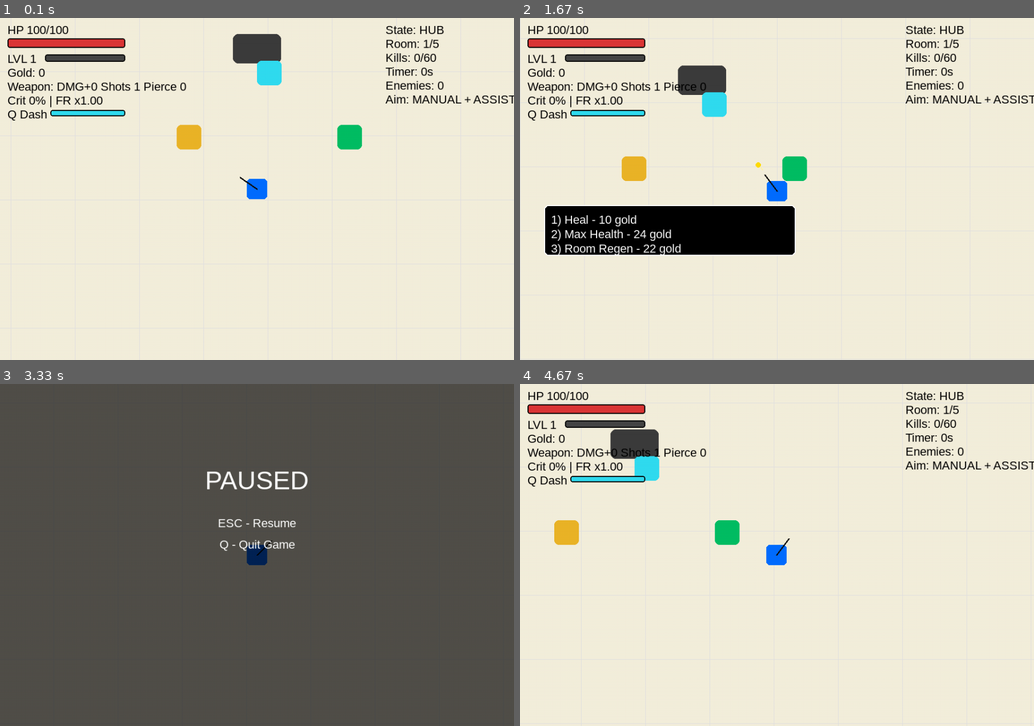
Above: before the commit, frames 1-4 (two rows, left to right).
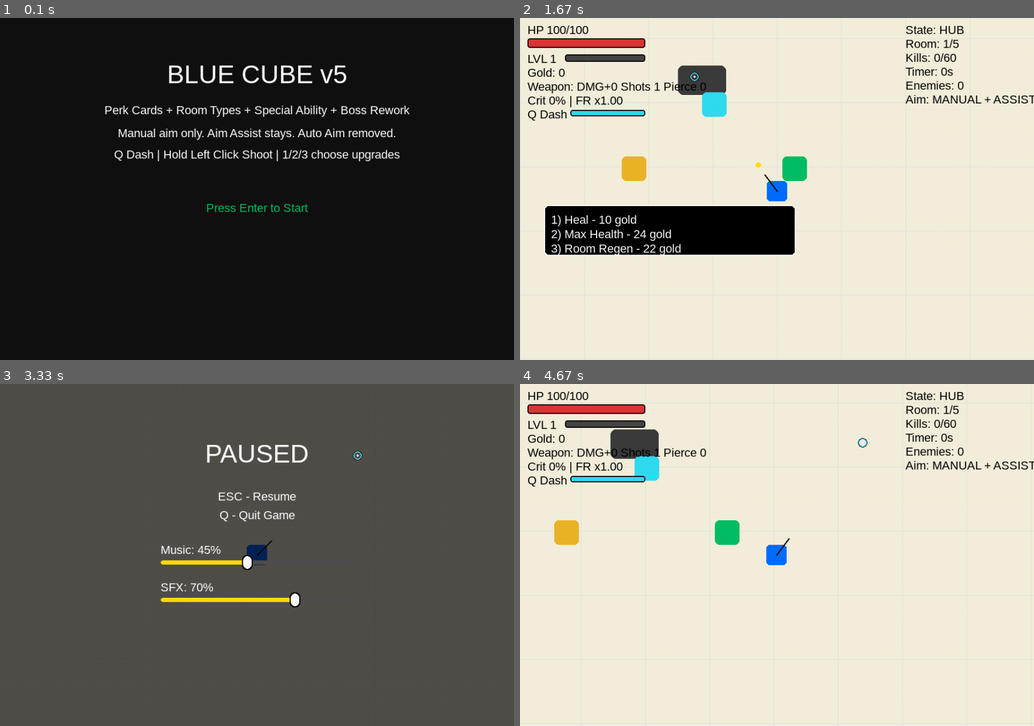
Above: after the commit, the same moments.

Repository: moony86/pygame_rpg_v5_perks_boss
Game: pygame game, started from main.py
The game is run twice, just before and just after one commit, with the same random seed, the same clock (stepped at 60 frames per second) and the same inputs.
Inputs (mouse positions are in pixels of both pictures, inside the frame that each line leads up to):
- Up to frame 1 (0.1 s): no input
- Up to frame 2 (1.67 s): tap Enter at 0.33 s; hold D 0.67-1.13 s; move the mouse to (617, 267) at 0.7 s; hold E 1.22-1.52 s; hold W 1.22-1.52 s; move the mouse to (674, 65) at 1.25 s; press the mouse at (694, 76) at 1.58 s
- Up to frame 3 (3.33 s): move the mouse to (267, 486) at 1.68 s; release the mouse at (359, 527) at 1.82 s; hold W 1.88-2.18 s; click (421, 438) at 1.97 s; hold D 2.22-2.68 s; click (359, 455) at 2.3 s; tap 1 at 2.72 s; tap Esc at 3.05 s
- Up to frame 4 (4.67 s): press the mouse at (777, 599) at 3.42 s; move the mouse to (771, 585) at 3.52 s; release the mouse at (771, 575) at 3.65 s; hold Enter 3.72-4.25 s; hold A 3.72-4.25 s; tap Esc at 4.28 s; hold A from 4.62 s (still down); move the mouse to (864, 442) at 4.65 s

The runs differ from the first frame. In frame 1, 99% of the frame differs, in the area x 0-100%, y 0-100%; in frame 2, less than 0.1%; in frame 3, 2.6%; in frame 4, less than 0.1%.

Commit message:
update: add [describe your changes here, e.g., audio logic fixes]

Diff:
--- a/Audio Upgrade TODO.txt
+++ /dev/null
@@ -1,47 +0,0 @@
-Audio Upgrade TODO
-
-[ ] 1. Event System
-    - إنشاء systems/event_system.py
-    - إضافة emit(event_name, data)
-    - إضافة subscribe(event_name, handler)
-    - الهدف: أي شيء يحصل في اللعبة يرسل حدث بدل ما نستدعي الصوت يدوياً من كل مكان.
-
-[ ] 2. Audio Manager خارجي
-    - تعديل/استبدال systems/audio_system.py
-    - تحميل ملفات wav/ogg من assets/sounds
-    - عدم كسر اللعبة لو ملف صوت ناقص
-    - دعم play("shoot") و play_music("combat")
-
-[ ] 3. Assets Folder
-    - إنشاء:
-      assets/
-        sounds/
-        music/
-    - وضع ملفات الصوت داخلها لاحقاً.
-
-[ ] 4. Sounds WAV/OGG
-    - shoot.wav
-    - hit.wav
-    - enemy_death.wav
-    - dash.wav
-    - level_up.wav
-    - room_clear.wav
-    - boss_spawn.wav
-    - boss_phase.wav
-    - menu_select.wav
-    - hub.ogg
-    - combat.ogg
-    - boss.ogg
-
-[ ] 5. ربط الأصوات بالأحداث
-    - enemy_hit -> hit.wav
-    - enemy_killed -> enemy_death.wav
-    - player_shoot -> shoot.wav
-    - player_dash -> dash.wav
-    - level_up -> level_up.wav
-    - room_cleared -> room_clear.wav
-    - boss_spawned -> boss_spawn.wav
-    - boss_phase_changed -> boss_phase.wav
-    - state_changed_to_hub -> hub music
-    - state_changed_to_room -> combat music
-    - state_changed_to_boss -> boss music
--- /dev/null
+++ b/Blue Cube TODO.txt
@@ -0,0 +1,74 @@
+Blue Cube TODO
+
+[ ] 1. Main Menu حقيقي
+    - New Run
+    - Settings
+    - Quit
+    - لا يبدأ Hub إلا بعد New Run
+
+[ ] 2. Settings Menu
+    - Music slider بالماوس
+    - SFX slider بالماوس
+    - Back
+    - لاحقاً: حفظ الإعدادات في ملف JSON
+
+[ ] 3. تنظيف UI/Input
+    - فصل menu input
+    - فصل pause input
+    - فصل settings input
+    - تقليل اعتماد game.py على تفاصيل الواجهة
+
+[ ] 4. نظام قصة أولي
+    - لماذا اللاعب يدخل الرومات؟
+    - من هو Gatekeeper؟
+    - من هو Blacksmith؟
+    - من هو Healer؟
+    - ما هو البوس؟
+
+[ ] 5. NPC Identity
+    - حوارات تتغير بعد كل Room
+    - NPCs يعطون تلميحات
+    - كل NPC له وظيفة مختلفة فعلاً
+
+[ ] 6. فرق واضح بين Perks و NPC Upgrades
+    - Perks مؤقتة للجولة فقط
+    - NPC Upgrades دائمة أو تغيّر السلاح/الأسلوب
+    - منع تكرار نفس معنى التطوير في الاثنين
+
+[ ] 7. إعادة موازنة البوس
+    - لا نعالجها بزيادة HP فقط
+    - Shield/Armor يقلل الضرر
+    - Phase 2 أخطر
+    - Summons أكثر ذكاء
+    - هجمات تجبر اللاعب يتحرك
+
+[ ] 8. هوية المرحلة
+    - Hub ليس ساحة فاضية
+    - جدران/أعمدة/أشجار/بوابة
+    - Collision objects
+    - لون/جو مختلف لكل Room Type
+
+[ ] 9. تحسين Perk Screen
+    - منع اختيار بالغلط بالكامل
+    - حماية بعد الاختيار
+    - Hover أفضل
+    - اختيار بالماوس مكتمل
+
+[ ] 10. حفظ التقدم والإعدادات
+    - config.json
+    - save.json
+    - حفظ الصوت
+    - حفظ التطويرات الدائمة لاحقاً
+
+[ ] 11. تحسين الإحساس القتالي
+    - Screen shake
+    - Hit stop خفيف
+    - Particles
+    - صوتيات أقوى
+    - مؤثرات للـCritical
+
+[ ] 12. Main build polish
+    - تنظيف imports
+    - حذف dead code
+    - اختبار كل State
+    - README محدث للتحكمات
--- a/game.py
+++ b/game.py
@@ -35,15 +35,17 @@
 from systems.aim_system import update_player_aim
 from systems.shooting_system import ShootingSystem
 from systems.boss_attack_system import BossAttackSystem
-from systems.scene_system import enter_hub, enter_room, enter_boss
+from systems.scene_system import enter_hub
 from systems.event_system import EventSystem
-from config import CONFIG
+from systems.crosshair_system import CrosshairSystem
+from systems.input_system import InputSystem
 from data.dialogues import DIALOGUES
 
 
 class Game:
     def __init__(self):
         pygame.init()
+        pygame.mouse.set_visible(False)
         pygame.display.set_caption("Blue Cube v5")
         self.screen = pygame.display.set_mode(
             (SCREEN_WIDTH, SCREEN_HEIGHT),
@@ -71,6 +73,8 @@
         self.events = EventSystem()
         self.shooting = ShootingSystem()
         self.boss_attacks = BossAttackSystem()
+        self.crosshair = CrosshairSystem()
+        self.perk_card_rects = []
 
         self.setup_event_listeners()
 
@@ -81,12 +85,16 @@
         self.projectiles = []
         self.enemy_bullets = []
 
+        self.input = InputSystem()
+        self.perk_input_lock = 0.0
+        self.pause_sliders = {}
+
         self.room_number = 1
         self.room_kills = 0
         self.total_kills = 0
         self.message = ""
 
-        self.reset_run()
+        #self.reset_run()
 
 
     def setup_event_listeners(self):
@@ -94,10 +102,12 @@
         self.events.subscribe("player_dash", lambda data: self.audio.play("dash"))
         self.events.subscribe("enemy_hit", lambda data: self.audio.play("hit"))
         self.events.subscribe("enemy_killed", lambda data: self.audio.play("enemy_death"))
-        self.events.subscribe("level_up", lambda data: self.audio.play("level_up"))
+        self.events.subscribe("perk_available",lambda data: self.audio.play("level_up"))
         self.events.subscribe("room_cleared", lambda data: self.audio.play("room_clear"))
         self.events.subscribe("boss_spawned", lambda data: self.audio.play("boss_spawn"))
         self.events.subscribe("boss_phase_changed", lambda data: self.audio.play("boss_phase"))
+        self.events.subscribe("npc_purchase", lambda data: self.audio.play("menu_select"))
+
 
         self.events.subscribe("state_hub", lambda data: self.audio.play_music("hub.ogg"))
         self.events.subscribe("state_room", lambda data: self.audio.play_music("combat.ogg"))
@@ -118,93 +128,8 @@
             self.previous_state = self.state
             self.state = GameState.PERK_SELECT
             self.perks.roll_options()
-            self.audio.play("level")
-
-    def handle_events(self):
-        for event in pygame.event.get():
-            if event.type == pygame.QUIT:
-                self.quit()
-
-            if event.type == pygame.KEYDOWN:
-                if event.key == pygame.K_ESCAPE:
-                    if self.state in (GameState.ROOM, GameState.BOSS, GameState.HUB):
-                        self.previous_state = self.state
-                        self.state = GameState.PAUSED
-                    elif self.state == GameState.PAUSED:
-                        self.state = self.previous_state
-                    else:
-                        self.quit()
-
-                if self.state == GameState.MENU:
-                    if event.key == pygame.K_RETURN:
-                        self.reset_run()
-                        self.state = GameState.HUB
-
-                elif self.state == GameState.PAUSED:
-                    if event.key == pygame.K_q:
-                        self.quit()
-
-                elif event.key == pygame.K_LEFTBRACKET:
-                    CONFIG["music_volume"] = max(0.0, CONFIG["music_volume"] - 0.05)
-                    self.audio.apply_volumes()
-
-                elif event.key == pygame.K_RIGHTBRACKET:
-                    CONFIG["music_volume"] = min(1.0, CONFIG["music_volume"] + 0.05)
-                    self.audio.apply_volumes()
-
-                elif event.key == pygame.K_MINUS:
-                    CONFIG["sfx_volume"] = max(0.0, CONFIG["sfx_volume"] - 0.05)
-                    self.audio.apply_volumes()
-
-                elif event.key == pygame.K_EQUALS:
-                    CONFIG["sfx_volume"] = min(1.0, CONFIG["sfx_volume"] + 0.05)
-                    self.audio.apply_volumes()
-
-                elif self.state in (GameState.GAME_OVER, GameState.WIN):
-                    if event.key == pygame.K_RETURN:
-                        self.reset_run()
-                        self.state = GameState.HUB
-
-                elif self.state == GameState.PERK_SELECT:
-                    if event.key in (pygame.K_1, pygame.K_2, pygame.K_3):
-                        index = int(event.unicode) - 1
-                        perk = self.perks.apply(self.player, index)
-                        if perk:
-                            self.player.consume_pending_level_up()
-                            self.message = f"Perk: {perk['name']}"
-                            self.audio.play("select")
-                            self.effects.ring(self.player.rect.center, radius=130, life=0.55)
-                        self.state = self.previous_state
-                        self.open_perk_select_if_needed()
-
-                elif self.state == GameState.HUB:
-                    if event.key == pygame.K_e:
-                        npc = nearest_npc(self.player, self.npcs)
-                        if npc:
-                            if npc.role == "portal":
-                                if self.room_number > ROOMS_TO_BOSS:
-                                    enter_boss(self)
-                                else:
-                                    enter_room(self)
-                            else:
-                                self.dialogue.toggle_npc(npc)
-                        else:
-                            self.dialogue.close()
-
-                    if event.key in (pygame.K_1, pygame.K_2, pygame.K_3):
-                        npc = nearest_npc(self.player, self.npcs)
-                        if npc and npc.role in ("blacksmith", "healer"):
-                            index = int(event.unicode) - 1
-                            self.message = self.upgrades.buy(self.player, npc.role, index)
-                            self.dialogue.show(npc.name, self.message)
-                            self.audio.play("select")
-
-                elif self.state in (GameState.ROOM, GameState.BOSS):
-                    if event.key == pygame.K_q:
-                        if self.player.try_dash():
-                            self.audio.play("dash")
-                            self.effects.ring(self.player.rect.center, radius=70, life=0.22)
-
+            self.events.emit("perk_available")
+            self.perk_input_lock = 0.25
 
     def update(self, dt):
         if self.state not in (GameState.HUB, GameState.ROOM, GameState.BOSS):
@@ -282,7 +207,7 @@
             return
 
         if self.state == GameState.ROOM and self.rooms.is_clear(self.room_kills):
-            self.audio.play("room")
+            self.events.emit("room_cleared")
             self.effects.ring(self.player.rect.center, radius=140, life=0.75, width=5)
             self.room_number += 1
             self.message = "Room cleared. Return to the hub and upgrade."
@@ -295,12 +220,20 @@
 
         self.open_perk_select_if_needed()
 
+        if self.perk_input_lock > 0:
+            self.perk_input_lock -= dt
+
     def draw(self):
         if self.state == GameState.MENU:
             draw_menu(self.screen, self.big_font, self.font)
 
         elif self.state == GameState.PERK_SELECT:
-            draw_perk_select(self.screen, self.big_font, self.font, self.perks.current_options)
+            self.perk_card_rects = draw_perk_select(
+                self.screen,
+                self.big_font,
+                self.font,
+                self.perks.current_options
+            )
 
         elif self.state in (GameState.HUB, GameState.ROOM, GameState.BOSS):
             draw_world_background(self.screen, self.camera, hub=self.state == GameState.HUB, room_type=self.rooms.room_type)
@@ -360,7 +293,7 @@
                 room_type=self.rooms.room_type,
             )
             self.player.draw(self.screen, self.camera)
-            draw_pause_menu(self.screen, self.big_font, self.font)
+            self.pause_sliders = draw_pause_menu(self.screen, self.big_font, self.font)
 
         elif self.state == GameState.GAME_OVER:
             draw_end_screen(self.screen, self.big_font, self.font, "GAME OVER", f"Rooms reached: {self.room_number} | Total kills: {self.total_kills}")
@@ -368,12 +301,14 @@
         elif self.state == GameState.WIN:
             draw_end_screen(self.screen, self.big_font, self.font, "BOSS DEFEATED", f"Level {self.player.level} | Gold {self.player.gold} | Kills {self.total_kills}")
 
+        if self.state != GameState.MENU:
+            self.crosshair.draw(self.screen)
         pygame.display.flip()
 
     def run(self):
         while True:
             dt = self.clock.tick(FPS) / 1000.0
-            self.handle_events()
+            self.input.handle_events(self)
             self.update(dt)
             self.draw()
 
--- /dev/null
+++ b/systems/crosshair_system.py
@@ -0,0 +1,35 @@
+import pygame
+
+
+class CrosshairSystem:
+    def __init__(self):
+        self.radius = 8
+
+    def draw(self, surface):
+        x, y = pygame.mouse.get_pos()
+
+        # outline
+        pygame.draw.circle(
+            surface,
+            (0, 0, 0),
+            (x, y),
+            self.radius + 1,
+            2,
+        )
+
+        # main ring
+        pygame.draw.circle(
+            surface,
+            (80, 220, 255),
+            (x, y),
+            self.radius,
+            2,
+        )
+
+        # center dot
+        pygame.draw.circle(
+            surface,
+            (255, 255, 255),
+            (x, y),
+            2,
+        )
--- /dev/null
+++ b/systems/input_system.py
@@ -0,0 +1,169 @@
+import pygame
+
+from config import CONFIG
+from game_state import GameState
+from settings import ROOMS_TO_BOSS
+
+from systems.world_utils import nearest_npc
+from systems.scene_system import enter_hub, enter_room, enter_boss
+
+
+class InputSystem:
+    def handle_events(self, game):
+        for event in pygame.event.get():
+            if event.type == pygame.QUIT:
+                game.quit()
+
+            if game.state == GameState.PERK_SELECT:
+                self.handle_perk_select_events(game, event)
+                continue
+
+            if game.state == GameState.PAUSED:
+                self.handle_pause_mouse(game, event)
+
+                if event.type == pygame.KEYDOWN:
+                    if event.key == pygame.K_ESCAPE:
+                        self.handle_escape_key(game)
+                    else:
+                        self.handle_pause_events(game, event)
+                continue
+
+
+            if event.type != pygame.KEYDOWN:
+                continue
+
+            if event.key == pygame.K_ESCAPE:
+                self.handle_escape_key(game)
+                continue
+
+            if game.state == GameState.MENU:
+                self.handle_menu_events(game, event)
+
+            elif game.state in (GameState.GAME_OVER, GameState.WIN):
+                self.handle_end_screen_events(game, event)
+
+            elif game.state == GameState.HUB:
+                self.handle_hub_events(game, event)
+
+            elif game.state in (GameState.ROOM, GameState.BOSS):
+                self.handle_combat_events(game, event)
+
+    def handle_escape_key(self, game):
+        if game.state in (GameState.ROOM, GameState.BOSS, GameState.HUB):
+            game.previous_state = game.state
+            game.state = GameState.PAUSED
+        elif game.state == GameState.PAUSED:
+            game.state = game.previous_state
+        else:
+            game.quit()
+
+    def handle_menu_events(self, game, event):
+        if event.key == pygame.K_RETURN:
+            game.reset_run()
+            game.state = GameState.HUB
+
+    def handle_pause_events(self, game, event):
+        if event.key == pygame.K_q:
+            game.quit()
+
+    def handle_end_screen_events(self, game, event):
+        if event.key == pygame.K_RETURN:
+            game.reset_run()
+            game.state = GameState.HUB
+
+    def handle_perk_select_events(self, game, event):
+        if game.perk_input_lock > 0:
+            return
+
+        if event.type == pygame.MOUSEBUTTONDOWN and event.button == 1:
+            self.choose_perk_by_mouse(game, event.pos)
+
+        elif event.type == pygame.KEYDOWN:
+            if event.key in (pygame.K_1, pygame.K_2, pygame.K_3):
+                index = int(event.unicode) - 1
+                self.choose_perk(game, index)
+
+    def choose_perk_by_mouse(self, game, mouse_pos):
+        for index, rect in enumerate(game.perk_card_rects):
+            if rect.collidepoint(mouse_pos):
+                self.choose_perk(game, index)
+                break
+
+    def choose_perk(self, game, index):
+        perk = game.perks.apply(game.player, index)
+
+        if not perk:
+            return
+
+        game.player.consume_pending_level_up()
+        game.message = f"Perk: {perk['name']}"
+        game.events.emit("menu_select")
+
+        game.player.invulnerable_timer = max(
+            game.player.invulnerable_timer,
+            0.5,
+        )
+
+        game.effects.ring(
+            game.player.rect.center,
+            radius=130,
+            life=0.55,
+        )
+
+        game.state = game.previous_state
+        game.open_perk_select_if_needed()
+
+    def handle_hub_events(self, game, event):
+        if event.key == pygame.K_e:
+            npc = nearest_npc(game.player, game.npcs)
+
+            if npc:
+                if npc.role == "portal":
+                    if game.room_number > ROOMS_TO_BOSS:
+                        enter_boss(game)
+                    else:
+                        enter_room(game)
+                else:
+                    game.dialogue.toggle_npc(npc)
+            else:
+                game.dialogue.close()
+
+        elif event.key in (pygame.K_1, pygame.K_2, pygame.K_3):
+            npc = nearest_npc(game.player, game.npcs)
+
+            if npc and npc.role in ("blacksmith", "healer"):
+                index = int(event.unicode) - 1
+                game.message = game.upgrades.buy(game.player, npc.role, index)
+                game.dialogue.show(npc.name, game.message)
+                game.events.emit("npc_purchase")
+
+    def handle_combat_events(self, game, event):
+        if event.key == pygame.K_q:
+            if game.player.try_dash():
+                game.events.emit("player_dash")
+                game.effects.ring(
+                    game.player.rect.center,
+                    radius=70,
+                    life=0.22,
+                )
+
+    def handle_pause_mouse(self, game, event):
+        if event.type not in (pygame.MOUSEBUTTONDOWN, pygame.MOUSEMOTION):
+            return
+
+        if event.type == pygame.MOUSEMOTION and not event.buttons[0]:
+            return
+
+        mouse_pos = event.pos
+
+        for slider_name, rect in game.pause_sliders.items():
+            if rect.collidepoint(mouse_pos):
+                value = (mouse_pos[0] - rect.x) / rect.width
+                value = max(0.0, min(1.0, value))
+
+                if slider_name == "music":
+                    CONFIG["music_volume"] = value
+                elif slider_name == "sfx":
+                    CONFIG["sfx_volume"] = value
+
+                game.audio.apply_volumes()
--- a/systems/ui.py
+++ b/systems/ui.py
@@ -1,6 +1,7 @@
 import pygame
 from settings import SCREEN_WIDTH, SCREEN_HEIGHT, WHITE, BLACK, DARK_GRAY, RED, GREEN, YELLOW, GOLD, CYAN, ROOMS_TO_BOSS
 from systems.upgrade_system import UPGRADES
+from config import CONFIG
 
 
 def draw_text(surface, font, text, x, y, color=WHITE, center=False):
@@ -60,6 +61,9 @@
     draw_text(surface, big_font, "LEVEL UP", SCREEN_WIDTH // 2, 88, GOLD, center=True)
     draw_text(surface, font, "Choose one perk", SCREEN_WIDTH // 2, 135, WHITE, center=True)
 
+    card_rects = []
+    mouse_pos = pygame.mouse.get_pos()
+
     card_w, card_h = 250, 260
     gap = 35
     start_x = SCREEN_WIDTH // 2 - (card_w * 3 + gap * 2) // 2
@@ -68,14 +72,32 @@
         x = start_x + i * (card_w + gap)
         y = 210
         rect = pygame.Rect(x, y, card_w, card_h)
-        pygame.draw.rect(surface, (32, 32, 32), rect, border_radius=12)
-        pygame.draw.rect(surface, GOLD, rect, 3, border_radius=12)
+        card_rects.append(rect)
 
-        draw_text(surface, font, f"{i+1}", x + card_w // 2, y + 35, GOLD, center=True)
-        draw_text(surface, font, perk["name"], x + card_w // 2, y + 95, WHITE, center=True)
-        draw_text(surface, font, perk["desc"], x + card_w // 2, y + 155, WHITE, center=True)
-        draw_text(surface, font, f"Press {i+1}", x + card_w // 2, y + 220, GREEN, center=True)
+        hovered = rect.collidepoint(mouse_pos)
+        scale = 1.05 if hovered else 1.0
+        draw_w = int(card_w * scale)
+        draw_h = int(card_h * scale)
 
+        draw_x = x + (card_w - draw_w) // 2
+        draw_y = y + (card_h - draw_h) // 2
+
+        draw_rect = pygame.Rect(draw_x, draw_y, draw_w, draw_h)
+
+        bg_color = (50, 50, 50) if hovered else (32, 32, 32)
+        border_color = WHITE if hovered else GOLD
+        border_width = 5 if hovered else 3
+
+        pygame.draw.rect(surface, bg_color, draw_rect, border_radius=12)
+        pygame.draw.rect(surface, border_color, draw_rect, border_width, border_radius=12)
+
+        draw_text(surface, font, perk["name"], x + card_w // 2, y + 75, WHITE, center=True)
+        draw_text(surface, font, perk["desc"], x + card_w // 2, y + 145, WHITE, center=True)
+
+        hint = "Click to choose" if hovered else "Hover"
+        draw_text(surface, font, hint, x + card_w // 2, y + 220, GREEN, center=True)
+
+    return card_rects
 
 def draw_menu(surface, big_font, font):
     surface.fill(DARK_GRAY)
@@ -115,6 +137,50 @@
     overlay.fill((0, 0, 0, 170))
     surface.blit(overlay, (0, 0))
 
-    draw_text(surface, big_font, "PAUSED", SCREEN_WIDTH // 2, 180, WHITE, center=True)
-    draw_text(surface, font, "ESC - Resume", SCREEN_WIDTH // 2, 260, WHITE, center=True)
-    draw_text(surface, font, "Q - Quit Game", SCREEN_WIDTH // 2, 300, WHITE, center=True)
+    draw_text(surface, big_font, "PAUSED", SCREEN_WIDTH // 2, 130, WHITE, center=True)
+    draw_text(surface, font, "ESC - Resume", SCREEN_WIDTH // 2, 210, WHITE, center=True)
+    draw_text(surface, font, "Q - Quit Game", SCREEN_WIDTH // 2, 245, WHITE, center=True)
+
+    sliders = {}
+
+    sliders["music"] = draw_slider(
+        surface,
+        font,
+        "Music",
+        SCREEN_WIDTH // 2 - 180,
+        330,
+        360,
+        CONFIG["music_volume"],
+
+    )
+    sliders["sfx"] = draw_slider(
+        surface,
+        font,
+        "SFX",
+        SCREEN_WIDTH // 2 - 180,
+        400,
+        360,
+        CONFIG["sfx_volume"],
+    )
+
+    return sliders
+
+def draw_slider(surface, font, label, x, y, width, value):
+    value = max(0.0, min(1.0, value))
+
+    label_text = f"{label}: {int(value * 100)}%"
+    draw_text(surface, font, label_text, x, y - 32, WHITE)
+
+    track_rect = pygame.Rect(x, y, width, 8)
+    fill_rect = pygame.Rect(x, y, int(width * value), 8)
+
+    pygame.draw.rect(surface, (80, 80, 80), track_rect, border_radius=4)
+    pygame.draw.rect(surface, (255, 220, 0), fill_rect, border_radius=4)
+
+    knob_x = x + int(width * value)
+    knob_rect = pygame.Rect(knob_x - 8, y - 8, 16, 24)
+
+    pygame.draw.rect(surface, (0, 0, 0), knob_rect.inflate(4, 4), border_radius=8)
+    pygame.draw.rect(surface, (255, 255, 255), knob_rect, border_radius=8)
+
+    return track_rect
